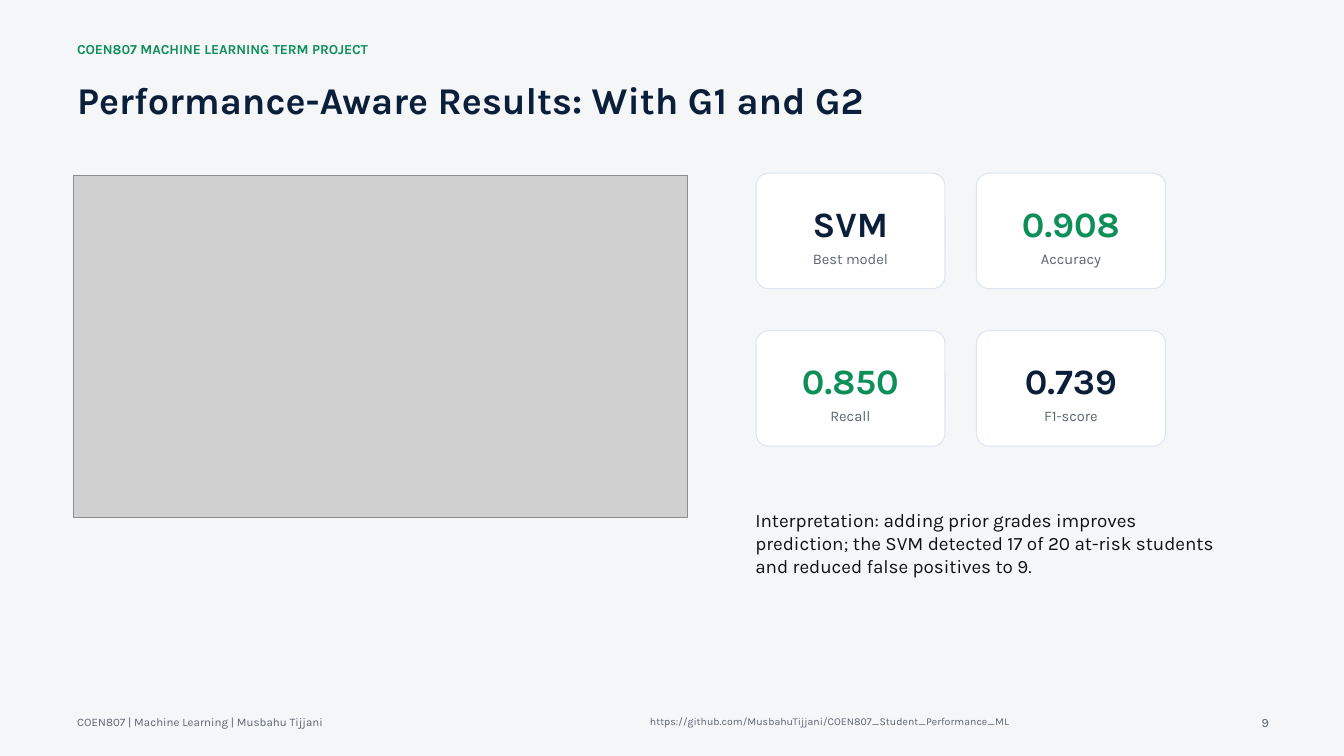
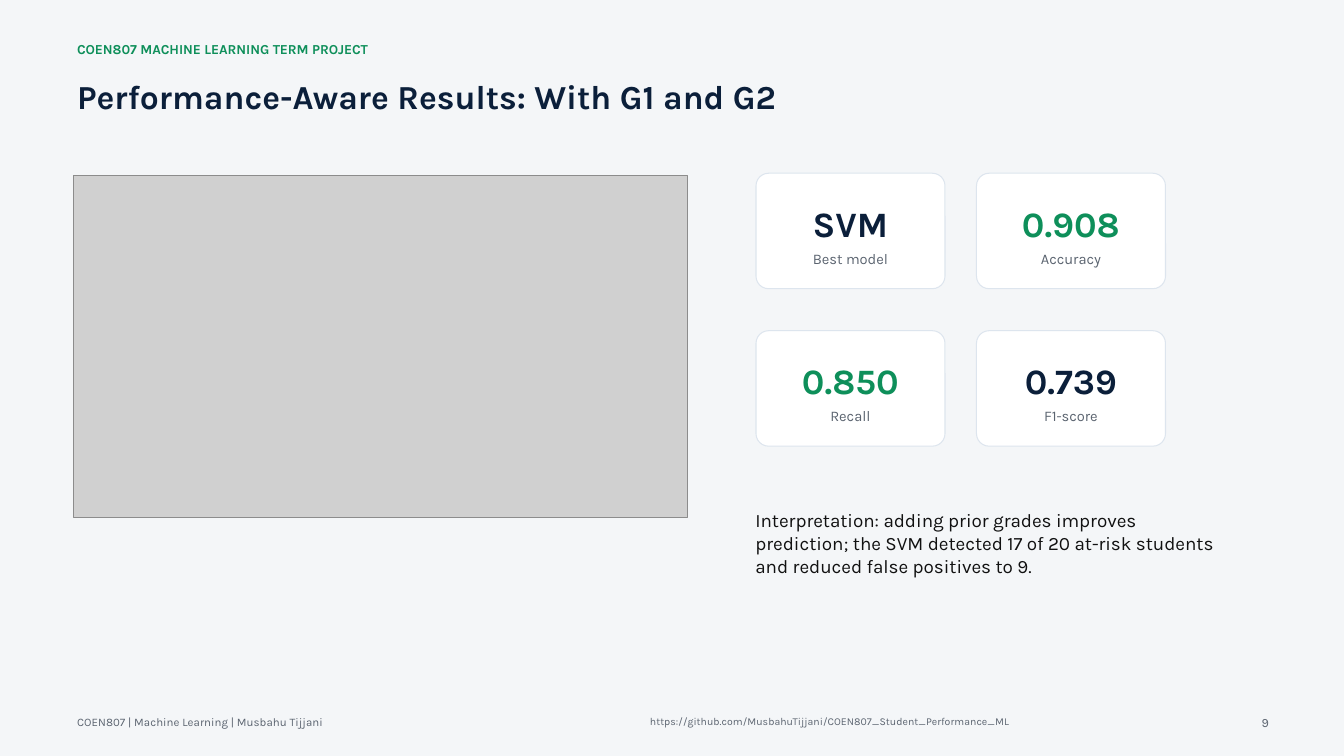
Before and after one commit to MusbahuTijjani/COEN807_Student_Performance_ML, a slide deck: slide 9 of slides/COEN807_Project_Presentation.pptx. Drawn at 1344x756 pixels with LibreOffice and Linux fonts; fonts in the diff are those of the drawing; grey boxes stand for pictures. Boxes give left, top, right and bottom in pixels: in the first picture for what was removed or moved away, otherwise in the second. Text is boxed around its words. In the diff, an @@ line names an element or a change of style, - is before the commit and + after.

```diff
--- a/slides/COEN807_Project_Presentation.pptx
+++ b/slides/COEN807_Project_Presentation.pptx
@@ text "Performance-Aware Results: With G1 and ..." at [77, 85, 776, 110]: size 27 to 24 pt @@
```
Also in this commit, not shown: 6 other slides changed.
